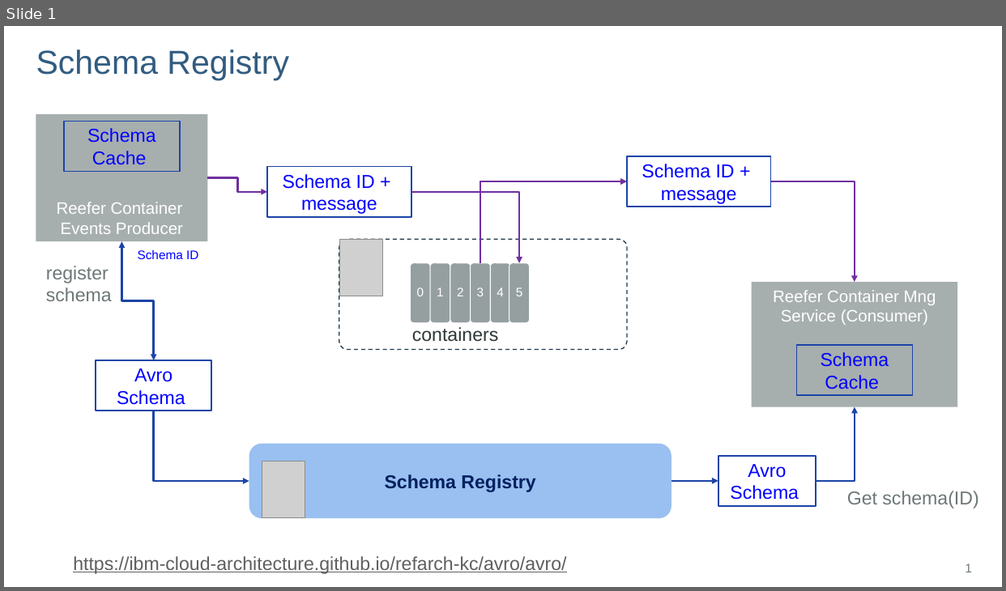
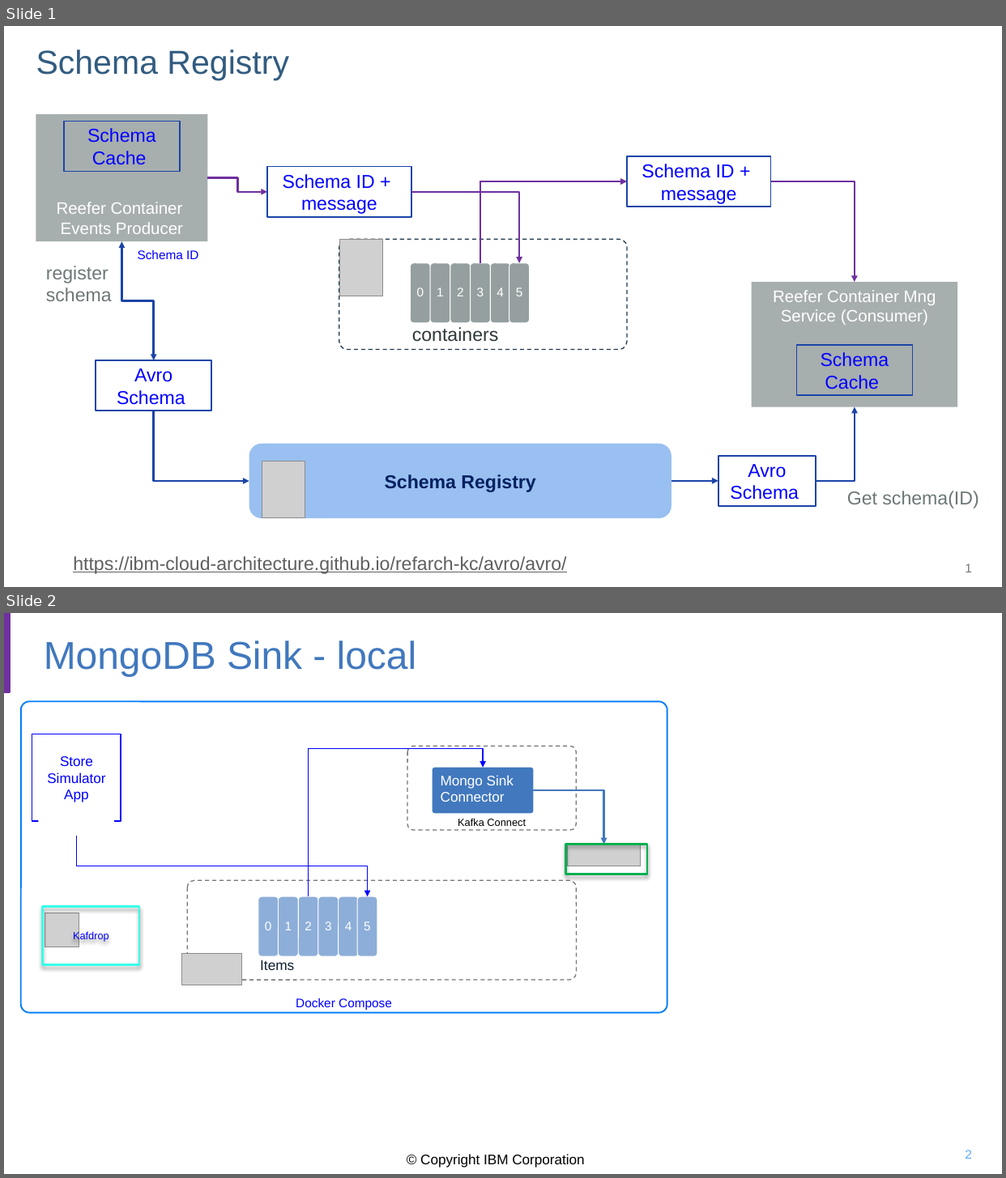
Before and after one commit to jbcodeforce/eda-lab-mongodb, a slide deck: docs/Diagrams.pptx. Shown one above the other, each under a label of ours: slide 1 before the commit, slides 1 and 2 after it. The pictures are 1006x591 and 1006x1178 pixels, drawn with LibreOffice and Linux fonts; fonts in the diff are those of the drawing; grey boxes stand for pictures; background and template pictures are left out. Boxes give left, top, right and bottom in pixels: in the first picture for what was removed or moved away, otherwise in the second. Text is boxed around its words. In the diff, an @@ line names an element or a change of style, - is before the commit and + after.

```diff
--- a/docs/Diagrams.pptx
+++ b/docs/Diagrams.pptx
@@ slide 2 added at [4, 613, 1002, 1174], background #FFFFFF @@
@@ rectangle added at [4, 613, 10, 692], fill #7030A0, outline #7030A0 2 pt @@
@@ title added at [44, 641, 417, 677], 37.3 pt, text #4178BE @@
+MongoDB Sink - local
@@ rounded rectangle added at [21, 701, 668, 1013], outline #077FF8 1.5 pt, 12 pt, text #0000FF @@
+Docker Compose
@@ rectangle added at [32, 735, 121, 822], outline #0000FF 1 pt, 13.3 pt, text #0000FF @@
+Store Simulator
+App
@@ elbow arrow added from (309, 897) to (484, 767), #0000FF 1 pt @@
@@ rounded rectangle added at [407, 747, 576, 830], outline #777677 1 pt dashed, 10 pt, text #000000 @@
+Kafka Connect
@@ rounded rectangle added at [432, 767, 533, 813], fill #4178BE, 13.3 pt, text #FFFFFF @@
+Mongo Sink Connector
@@ rectangle added at [149, 794, 229, 811], fill #FFFFFF @@
@@ elbow arrow added from (533, 790) to (604, 845), #4178BE 2 pt @@
@@ rectangle added at [39, 811, 114, 836], fill #FFFFFF @@
@@ elbow arrow added from (77, 836) to (367, 897), #0000FF 1 pt @@
@@ rectangle added at [566, 845, 648, 875], outline #00B050 2 pt @@
@@ picture added at [567, 845, 641, 867] @@
@@ rounded rectangle added at [187, 881, 577, 981], outline #777677 1 pt dashed @@
@@ rounded rectangle added at [258, 897, 279, 956], fill #8DAED8, outline #FFFFFF 0.75 pt, 12 pt, text #FFFFFF @@
+0
@@ rounded rectangle added at [278, 897, 298, 956], fill #8DAED8, outline #FFFFFF 0.75 pt, 12 pt, text #FFFFFF @@
+1
@@ rounded rectangle added at [298, 897, 318, 956], fill #8DAED8, outline #FFFFFF 0.75 pt, 12 pt, text #FFFFFF @@
+2
@@ rounded rectangle added at [318, 897, 339, 956], fill #8DAED8, outline #FFFFFF 0.75 pt, 12 pt, text #FFFFFF @@
+3
@@ rounded rectangle added at [339, 897, 359, 956], fill #8DAED8, outline #FFFFFF 0.75 pt, 12 pt, text #FFFFFF @@
+4
@@ rounded rectangle added at [357, 897, 377, 956], fill #8DAED8, outline #FFFFFF 0.75 pt, 12 pt, text #FFFFFF @@
+5
@@ rectangle added at [43, 906, 139, 965], outline #39FFE9 2 pt, 10 pt, text #0000FF @@
+Kafdrop
@@ picture added at [45, 914, 79, 948] @@
@@ picture added at [182, 954, 242, 985] @@
@@ text added at [260, 960, 294, 970], 13.5 pt, text #101E30 @@
+Items
@@ text added at [420, 1154, 584, 1168], 13.3 pt, text #000000 @@
+© Copyright IBM Corporation
@@ page number added at [965, 1150, 972, 1159], 12 pt, text #5AAAFA @@
+2
```
Also in this commit, not shown: 1 slide changed, 1 other slide added, 3 other files.
